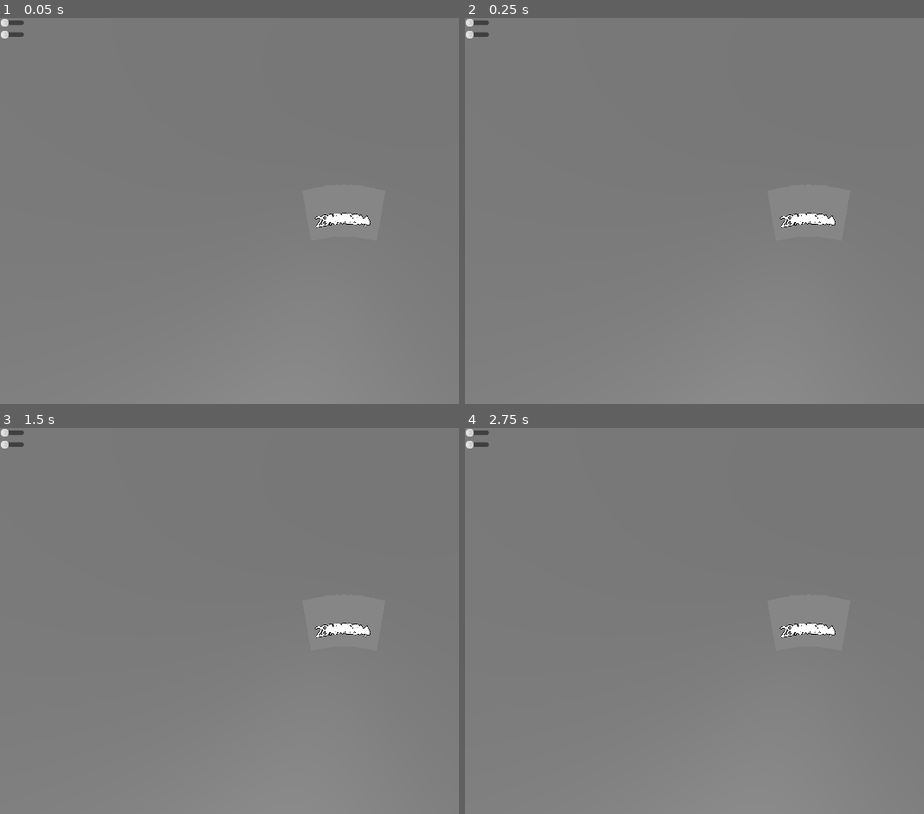
Above: before the commit, frames 1-4 (two rows, left to right).
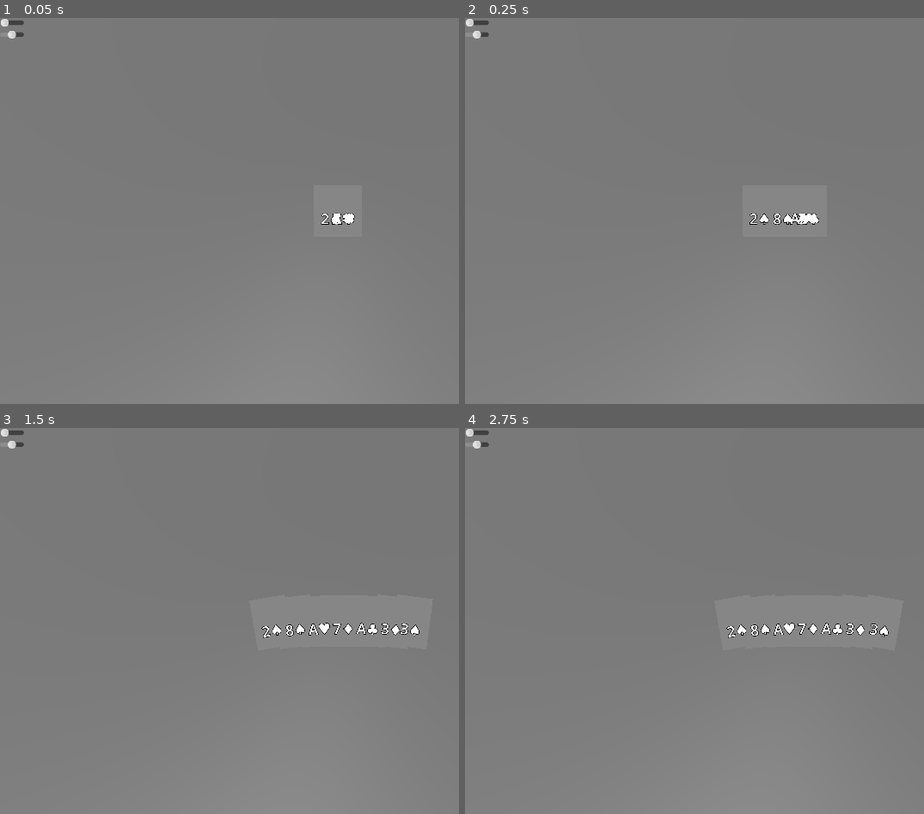
Above: after the commit, the same moments.

Repository: eerieA/game-qs-grill
Game: Godot game, scene res://scenes/main.tscn
Two runs of this game, one before a commit and one after it. Both use one fixed random seed, a clock stepped at 60 frames per second and the inputs below.
Inputs:
- Up to frame 1 (0.05 s): no input
- Up to frame 2 (0.25 s): no input
- Up to frame 3 (1.5 s): tap Enter at 0.5 s; tap Space at 1.25 s
- Up to frame 4 (2.75 s): tap Enter at 2 s

The runs differ from the first frame. In frame 1, 0.3% of the frame differs, in the area x 0-81%, y 3-55%; in frame 2, 0.4%; in frame 3, 0.7%; in frame 4, 0.7%, in the area x 0-93%, y 3-55%.

Commit message:
really used deck to draw hands, replaced scattered test draw functions, added some janky animation

Diff:
--- a/scenes/main.tscn
+++ b/scenes/main.tscn
@@ -39,8 +39,9 @@
 [node name="SpacingSlider" type="HSlider" parent="HandLookDevControls"]
 layout_mode = 2
 tooltip_text = "Spacing of cards"
-max_value = 1.2
+max_value = 2.0
 step = 0.1
+value = 1.0
 
 [node name="Deck" type="Node" parent="."]
 script = ExtResource("3_sugp2")
--- a/scripts/main.gd
+++ b/scripts/main.gd
@@ -2,6 +2,8 @@
 
 @export var card3d_scene: PackedScene
 @export var card_draw_count: int = 5
+@export var deal_duration: float = 0.35
+@export var deal_stagger: float = 0.08
 
 @onready var deck = $Deck  # logic node with deck.gd
 @onready var deck_anchor = $Deck/DeckAnchor  # Node3D used for visuals
@@ -9,31 +11,79 @@
 
 # These are used to store values passed from the HSlider value change
 var fan_angle_deg: float = 20.0
-var card_spacing: float = 0.005  # In world units, e.g. 1.0 means 1 m
+var card_spacing: float = 0.5  # In world units, e.g. 1.0 means 1 m
 
 var current_hand: Array = []
 
 
 func _ready():
-	current_hand = deck.draw(card_draw_count)  # draw a random hand
-	# current_hand = deck.draw_test_flush()	# draw a fixed test flush hand
-	# current_hand = deck.draw_test_pair()	# draw a fixed test single pair hand
-	# current_hand = deck.draw_test_three()	# draw a fixed test three-of-a-kind hand
-	# current_hand = deck.draw_test_four()	# draw a fixed test four-of-a-kind hand
-	# current_hand = deck.draw_test_straight()	# draw a fixed test straight hand
-	# current_hand = deck.draw_test_straight_flush()	# draw a fixed test straight + flush hand
+	# Deck._ready() already generates/shuffles; just draw from scene Deck.
+	draw_hand()
 
-	var context = HandContext.new(current_hand)
+
+func draw_hand():
+	# remove old things if any
+	for c in hand_anchor.get_children():
+		c.queue_free()
+
+	# draw from the Deck node in the scene
+	current_hand = deck.draw(card_draw_count)
+	_evaluate_and_log(current_hand)
+	_deal_cards(current_hand)
+
+
+func _evaluate_and_log(hand: Array):
+	var context = HandContext.new(hand)
 	print("--- Your hand ---")
-	for c in current_hand:
+	for c in hand:
 		print("%s of %s" % [c.rank, c.suit])
-
 	var result = RuleEvaluator.evaluate_hand(context)
 	print("--- Result ---")
 	print(result)
 
-	# Visualize the random hand
-	_display_hand(current_hand)
+
+func _deal_cards(hand: Array):
+	var card_count = hand.size()
+	if card_count == 0:
+		return
+
+	# compute layout
+	var total_width = (card_count - 1) * card_spacing
+	var start_x = -total_width / 2.0
+	var fan_angle = deg_to_rad(fan_angle_deg)
+	var start_angle = -fan_angle / 2.0
+
+	for i in range(card_count):
+		var card_data = hand[i]
+		var card = card3d_scene.instantiate()
+		if card == null:
+			push_error("card3d_scene.instantiate() returned null!")
+			return
+
+		card.card_data = card_data
+		# Add to hand_anchor so hand transforms are simple. At the deck local position first
+		var start_local = hand_anchor.to_local(deck_anchor.global_transform.origin)
+		hand_anchor.add_child(card)
+		card.position = start_local
+
+		# compute target local position & rotation
+		var t = float(i) / (card_count - 1) if card_count > 1 else 0.5
+		var angle = start_angle + t * fan_angle
+		var target_pos = Vector3(start_x + i * card_spacing, 0, 0)
+		var target_rot_deg = rad_to_deg(-angle)
+
+		# Simplest way: immediately place rotated (no animation)
+		# card.set_rotation_y(target_rot_deg)
+		# card.position = target_pos
+
+		# Fancier way: animate position and rotation from deck to hand
+		var st_tw = create_tween()
+		st_tw.tween_property(card, "position", target_pos, deal_duration) \
+			.set_trans(Tween.TRANS_SINE).set_ease(Tween.EASE_OUT).set_delay(i * deal_stagger)
+		# Tween the rot_pivot node's rotation_degrees.y component
+		# Use card.rot_pivot as the target object and "rotation_degrees:y" as property name
+		st_tw.tween_property(card.rot_pivot, "rotation_degrees:y", target_rot_deg, deal_duration) \
+			.set_trans(Tween.TRANS_SINE).set_ease(Tween.EASE_OUT).set_delay(i * deal_stagger)
 
 
 func _display_hand(hand: Array):
